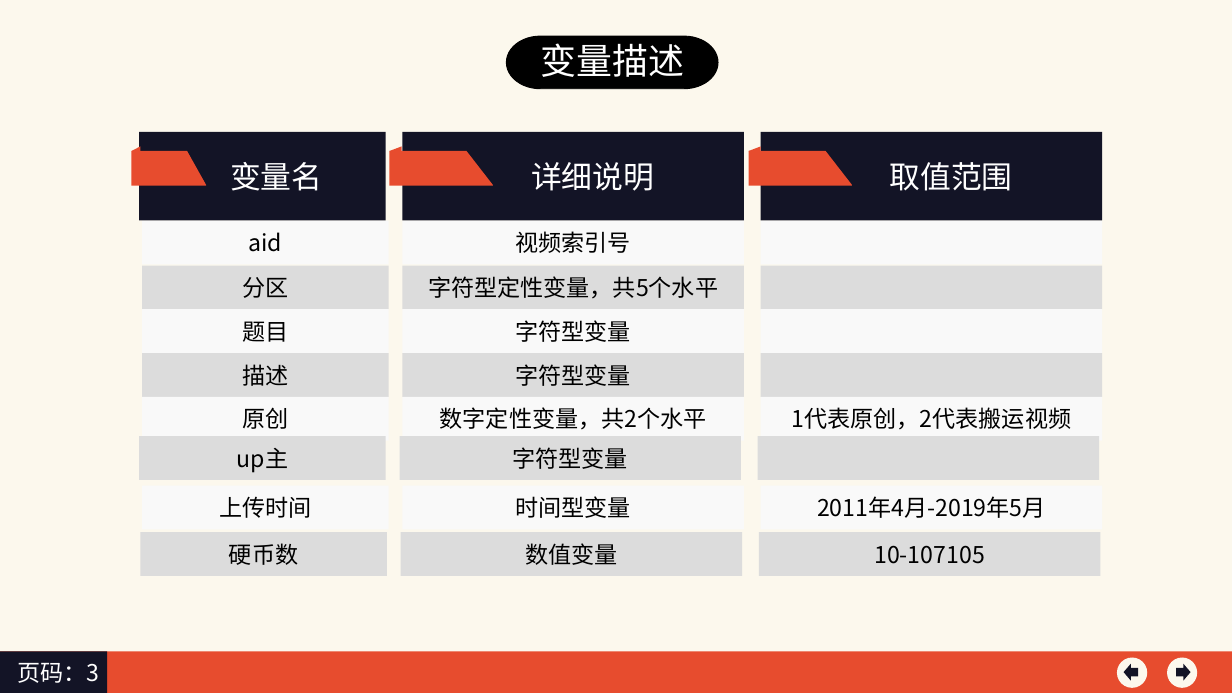
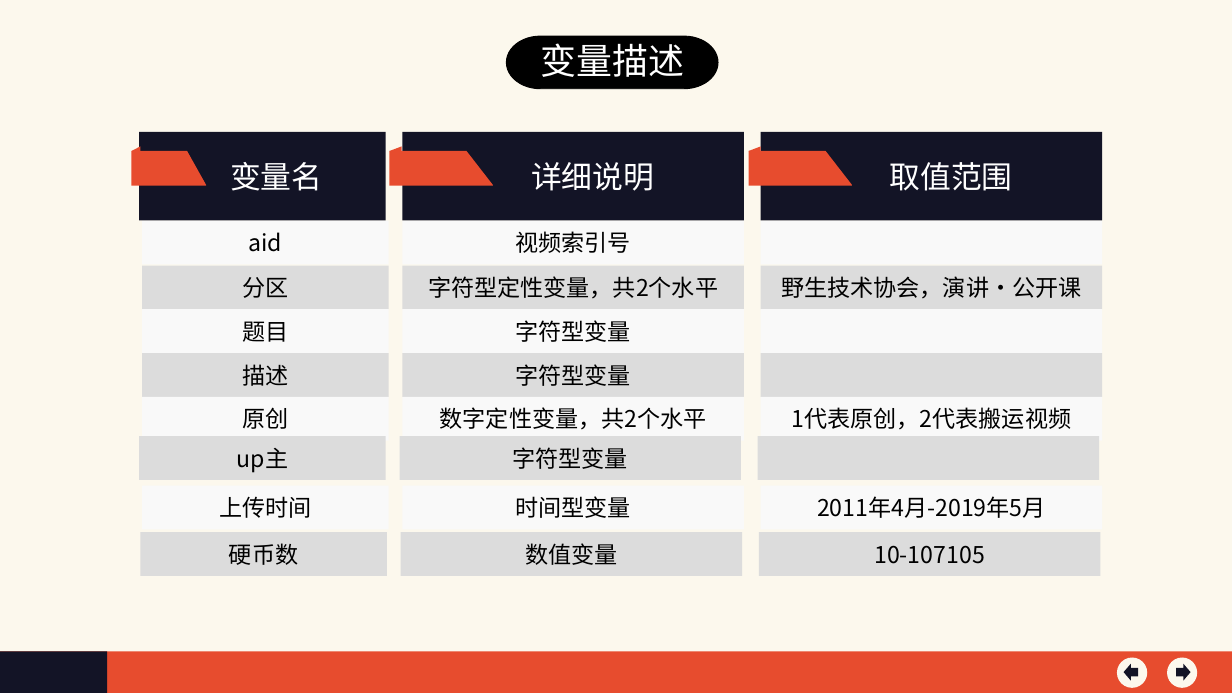
Before and after one commit to YuweiShen/CaseStudy, a slide deck: slide 5 of CaseStudy/B站学习.ppt (slide 4 before the commit). Drawn at 1232x693 pixels with LibreOffice and Linux fonts; fonts in the diff are those of the drawing. Boxes give left, top, right and bottom in pixels: in the first picture for what was removed or moved away, otherwise in the second. Text is boxed around its words. In the diff, an @@ line names an element or a change of style, - is before the commit and + after.

```diff
--- a/CaseStudy/B站学习.ppt
+++ b/CaseStudy/B站学习.ppt
@@ text in rectangle at bbox=[428, 276, 718, 299]: text changed @@
-字符型定性变量，共5个水平
+字符型定性变量，共2个水平
@@ text in rectangle at bbox=[781, 276, 1081, 299]: text added @@
+野生技术协会，演讲·公开课
@@ text removed at bbox=[17, 663, 99, 683] @@
-页码：3
```
Also in this commit, not shown: 9 other slides changed, 15 slides added, 6 slides removed.
